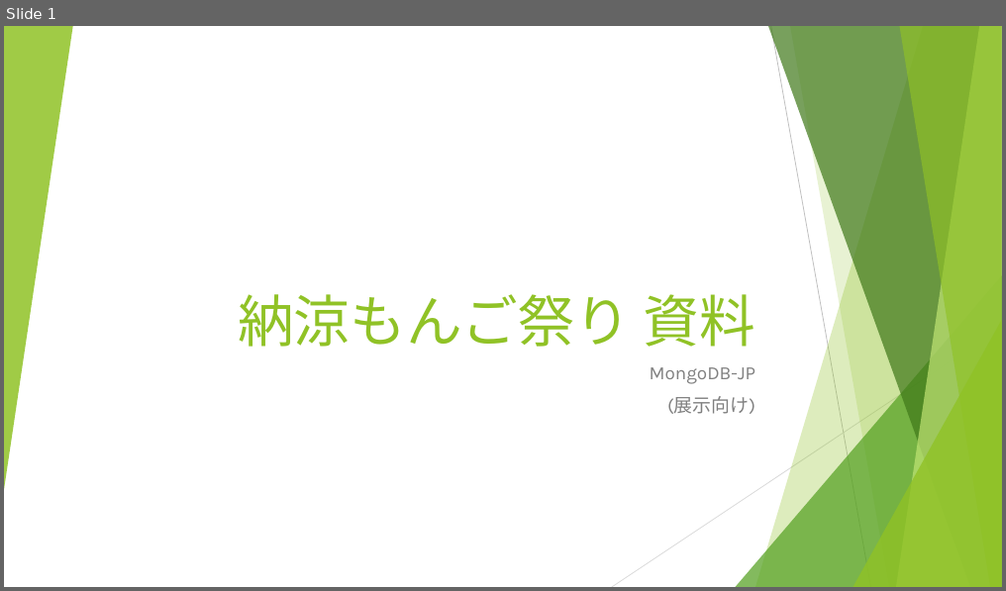
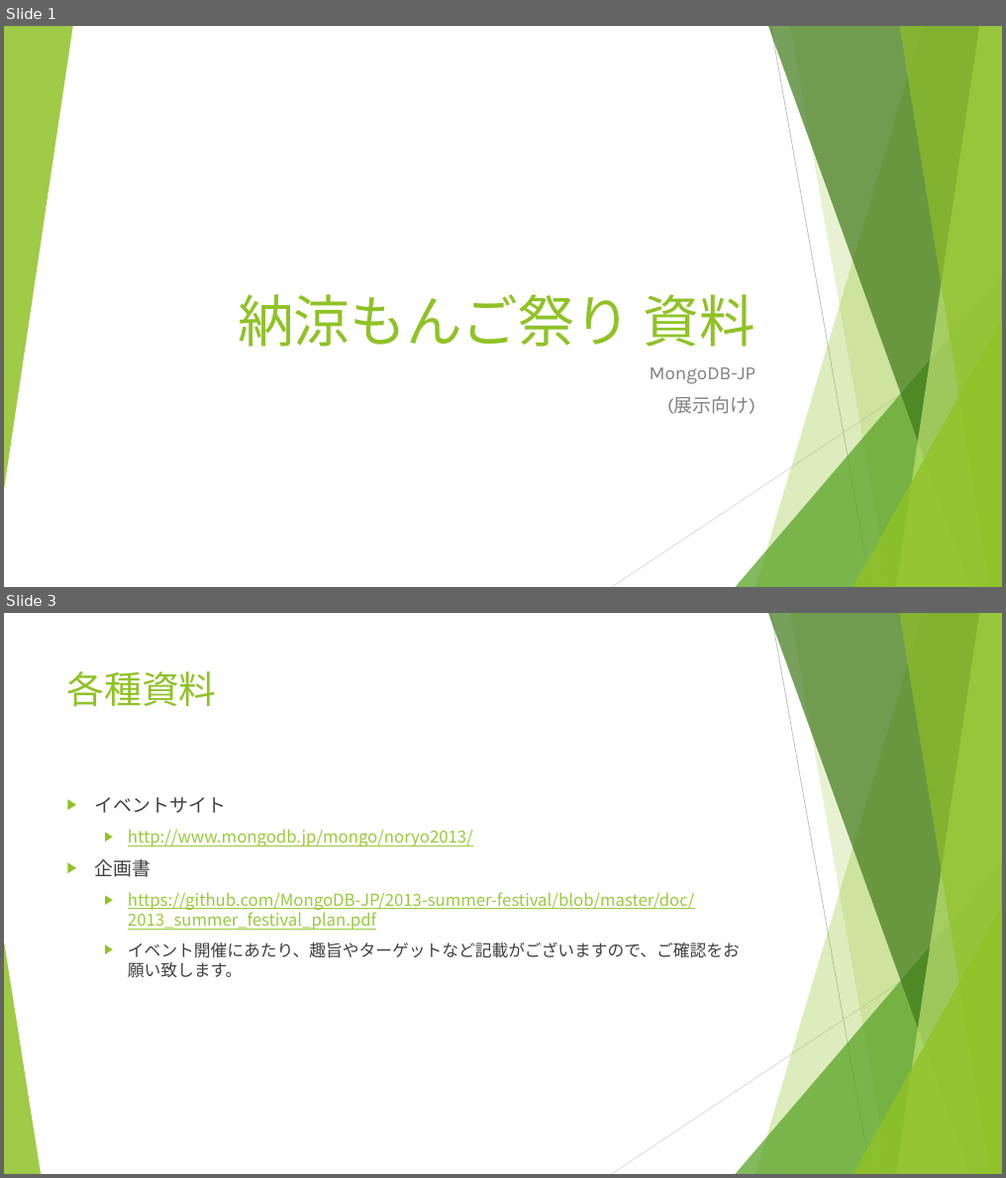
Before and after one commit to MongoDB-JP/2013-summer-festival, a slide deck: hot/納涼もんご祭り 資料(出展用).pptx. Shown one above the other, each under a label of ours: slide 1 before the commit, slides 1 and 3 after it; the slides between them are not shown. The pictures are 1006x591 and 1006x1178 pixels, drawn with LibreOffice and Linux fonts; fonts in the diff are those of the drawing. Boxes give left, top, right and bottom in pixels: in the first picture for what was removed or moved away, otherwise in the second. Text is boxed around its words. In the diff, an @@ line names an element or a change of style, - is before the commit and + after.

Commit message:
更新（イベント概要、ドキュメントリンクなど追加）

```diff
--- a/hot/納涼もんご祭り 資料(出展用).pptx
+++ b/hot/納涼もんご祭り 資料(出展用).pptx
@@ slide 3 added at (4,613,1002,1174), background #FFFFFF; not listed: 9 template elements that a slide beside it also shows @@
@@ title added at (67,671,217,706), 36 pt, text #90C226 @@
+各種資料
@@ text added at (95,797,740,978), 16 pt, text #99CA3C, underline @@
+▶ イベントサイト
+  ▶ http://www.mongodb.jp/mongo/noryo2013/
+▶ 企画書
+  ▶ https://github.com/MongoDB-JP/2013-summer-festival/blob/master/doc/2013_summer_festival_plan.pdf
+  ▶ イベント開催にあたり、趣旨やターゲットなど記載がございますので、ご確認をお願い致します。
@@ triangle added at (4,942,41,1174), fill #90C226 at 85% opacity @@
```
Also in this commit, not shown: 4 slides changed, 2 other slides added.
